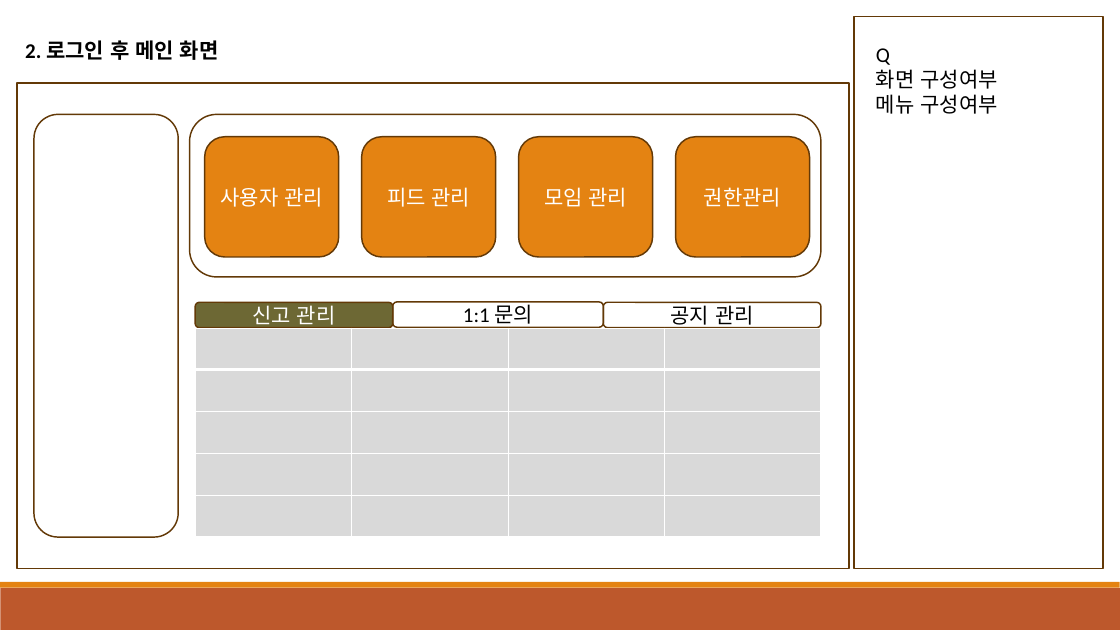
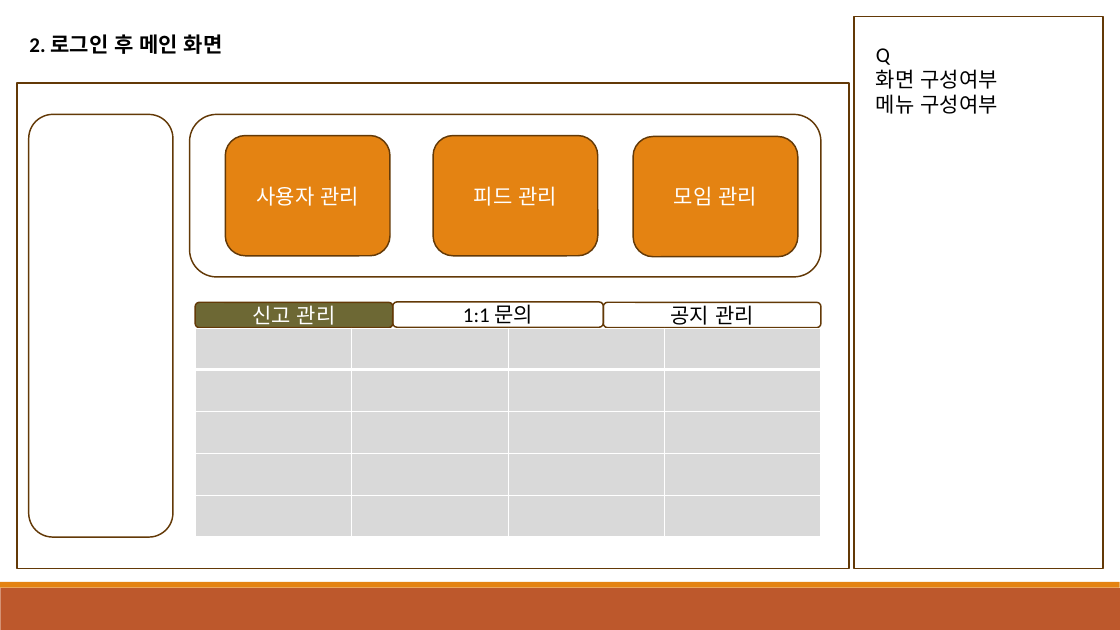
Before and after one commit to msj-0709/hush-project, a slide deck: slide 3 of 화면 설계.pptx. Drawn at 1120x630 pixels with LibreOffice and Linux fonts; fonts in the diff are those of the drawing. Boxes give left, top, right and bottom in pixels: in the first picture for what was removed or moved away, otherwise in the second. Text is boxed around its words. In the diff, an @@ line names an element or a change of style, - is before the commit and + after.

Commit message:
관리자 화면 프로젝트 생성

```diff
--- a/화면 설계.pptx
+++ b/화면 설계.pptx
@@ text "2. 로그인 후 메인 화면": place and size @@
-text "2. 로그인 후 메인 화면" at <box>25,40,219,60</box>
+text "2. 로그인 후 메인 화면" at <box>29,34,223,54</box>
@@ rounded rectangle added at <box>29,114,173,537</box>, outline #643908 1.25 pt @@
@@ rounded rectangle removed at <box>34,114,178,537</box> @@
@@ rounded rectangle "사용자 관리": place and size @@
-rounded rectangle "사용자 관리" at <box>205,137,339,257</box>
+rounded rectangle "사용자 관리" at <box>225,135,390,255</box>
@@ rounded rectangle "피드 관리": place and size @@
-rounded rectangle "피드 관리" at <box>362,137,497,257</box>
+rounded rectangle "피드 관리" at <box>434,135,598,255</box>
@@ rounded rectangle "모임 관리": place and size @@
-rounded rectangle "모임 관리" at <box>518,137,653,257</box>
+rounded rectangle "모임 관리" at <box>634,136,798,256</box>
@@ rounded rectangle removed at <box>676,137,810,257</box> @@
-권한관리
```
Also in this commit, not shown: 2 other slides changed, 7 slides added, 1 slide removed, 18 other files.
